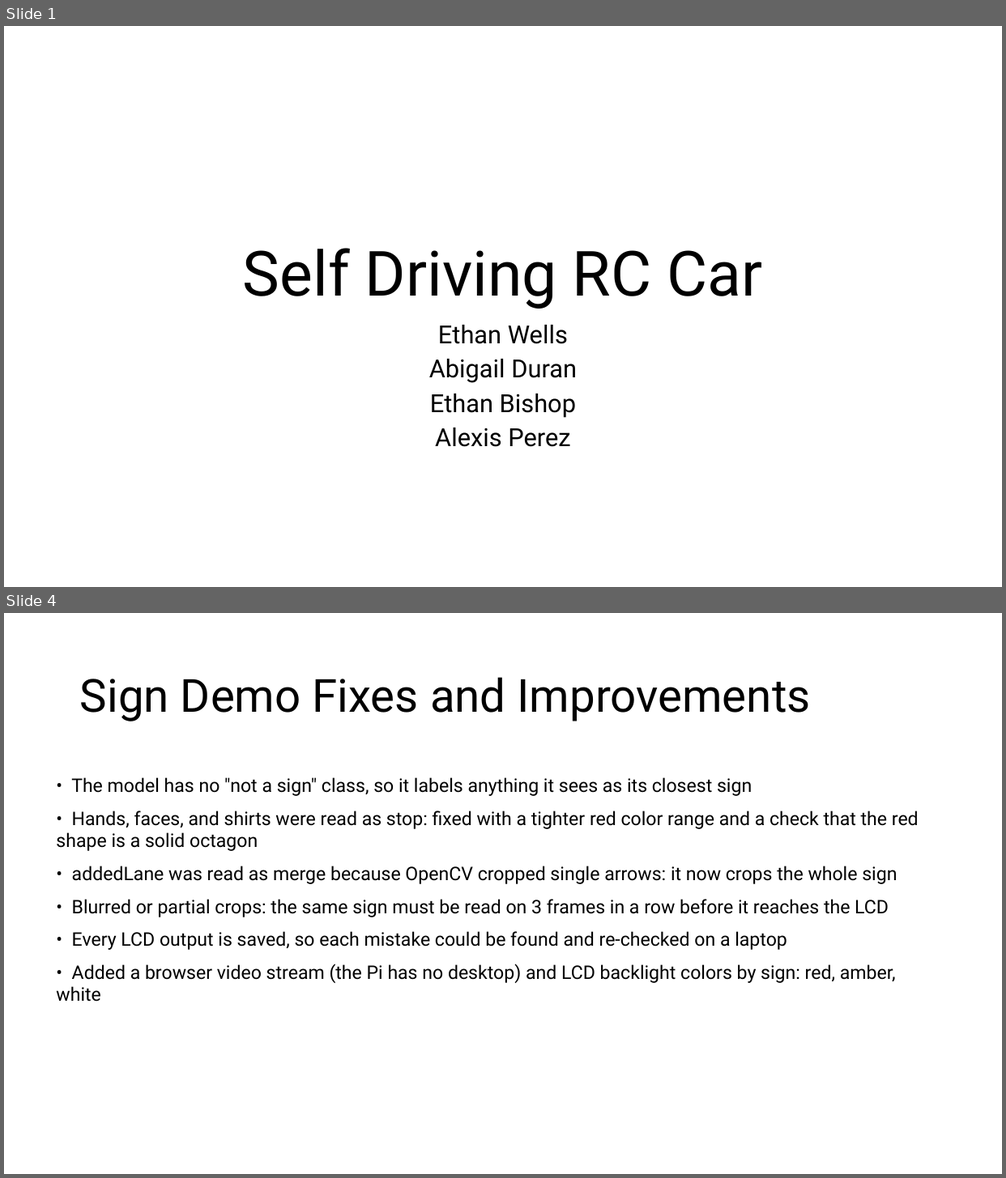
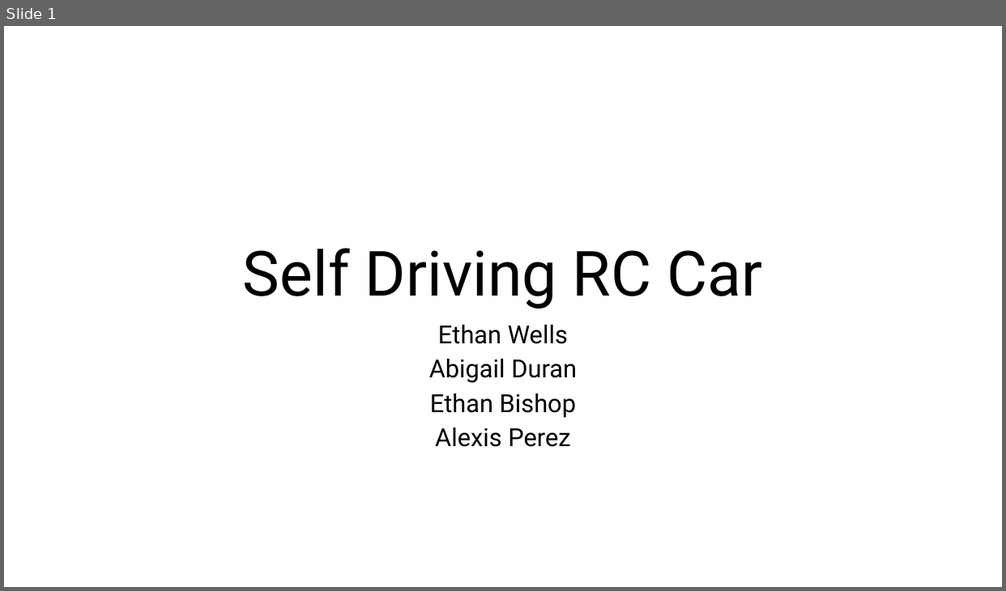
Before and after one commit to EthanWellsSr/BuggyBot, a slide deck: Weekly Reports/Self-Driving-RC-Car.pptx. Shown one above the other, each under a label of ours: slides 1 and 4 before the commit, slide 1 after it; the slides between them are not shown. The pictures are 1006x1178 and 1006x591 pixels, drawn with LibreOffice and Linux fonts; fonts in the diff are those of the drawing. Boxes give left, top, right and bottom in pixels: in the first picture for what was removed or moved away, otherwise in the second. Text is boxed around its words. In the diff, an @@ line names an element or a change of style, - is before the commit and + after.

```diff
--- a/Weekly Reports/Self-Driving-RC-Car.pptx
+++ b/Weekly Reports/Self-Driving-RC-Car.pptx
@@ slide 4 removed at (4, 613, 1002, 1174), background #FFFFFF @@
@@ title removed at (80, 677, 811, 722) @@
-Sign Demo Fixes and Improvements
@@ text removed at (56, 777, 918, 1002) @@
-• The model has no "not a sign" class, so it labels anything it sees as its closest sign
-• Hands, faces, and shirts were read as stop: fixed with a tighter red color range and a check that the red shape is a solid octagon
-• addedLane was read as merge because OpenCV cropped single arrows: it now crops the whole sign
-• Blurred or partial crops: the same sign must be read on 3 frames in a row before it reaches the LCD
-• Every LCD output is saved, so each mistake could be found and re-checked on a laptop
-• Added a browser video stream (the Pi has no desktop) and LCD backlight colors by sign: red, amber, white
```
Also in this commit, not shown: 5 slides changed, 5 slides added, 4 other slides removed.
